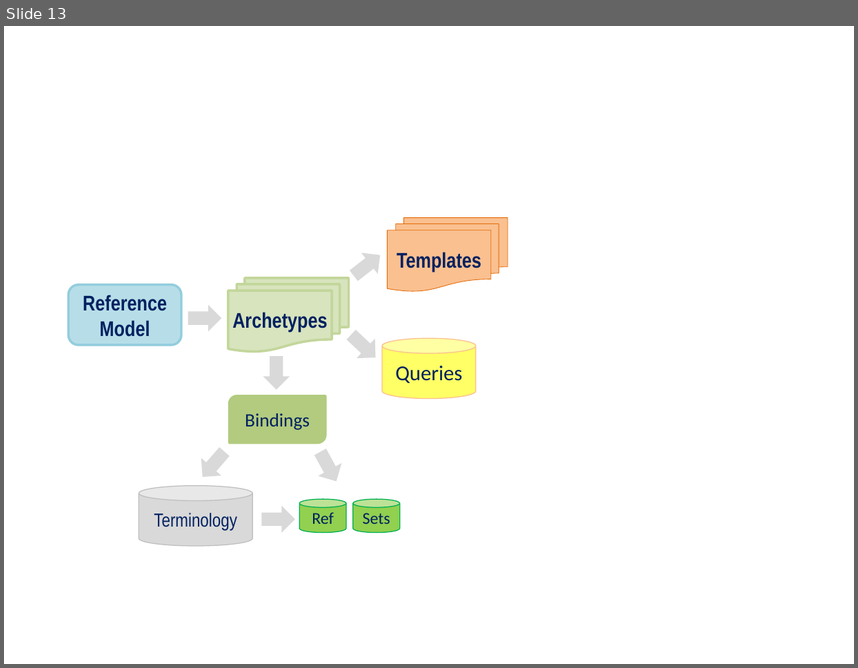
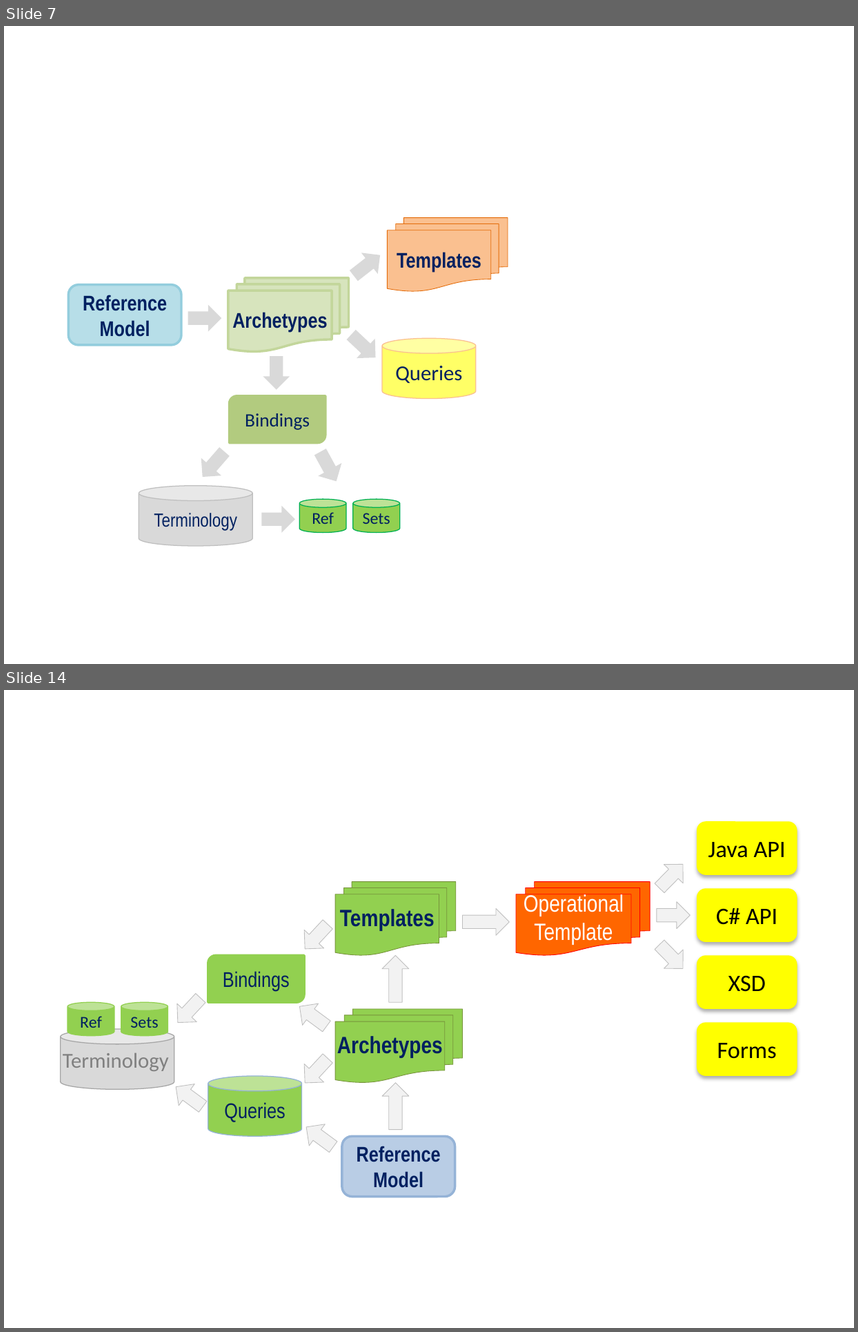
Before and after one commit to openEHR/openehr-website-php, a slide deck: files/diagrams/openEHR-diagrams.pptx. Shown one above the other, each under a label of ours: slide 13 before the commit, slides 7 and 14 after it; the slides between them are not shown. The pictures are 858x668 and 858x1332 pixels, drawn with LibreOffice and Linux fonts; fonts in the diff are those of the drawing. Boxes give left, top, right and bottom in pixels: in the first picture for what was removed or moved away, otherwise in the second. Text is boxed around its words. In the diff, an @@ line names an element or a change of style, - is before the commit and + after.

```diff
--- a/files/diagrams/openEHR-diagrams.pptx
+++ b/files/diagrams/openEHR-diagrams.pptx
@@ slide 14 added at (x1=4, y1=690, x2=854, y2=1328), background #FFFFFF @@
@@ rounded rectangle added at (x1=697, y1=822, x2=797, y2=876), fill #FFFF00, 20 pt, text #000000 @@
+Java API
@@ right arrow added at (x1=650, y1=855, x2=692, y2=897), fill #F2F2F2, outline #BFBFBF 0.5 pt @@
@@ flow chart multidocument added at (x1=335, y1=881, x2=456, y2=955), fill #92D050, outline #77933C 0.5 pt, 20 pt, text #002060, bold @@
+Templates
@@ flow chart multidocument added at (x1=516, y1=881, x2=649, y2=955), fill #FF6600, outline #FF0000 0.5 pt, 20 pt, text #FFFFFF @@
+Operational Template
@@ rounded rectangle added at (x1=697, y1=888, x2=797, y2=942), fill #FFFF00, 20 pt, text #000000 @@
+C# API
@@ right arrow added at (x1=295, y1=915, x2=337, y2=957), fill #F2F2F2, outline #BFBFBF 0.5 pt @@
@@ right arrow added at (x1=462, y1=909, x2=509, y2=935), fill #F2F2F2, outline #BFBFBF 0.5 pt @@
@@ right arrow added at (x1=657, y1=902, x2=690, y2=928), fill #F2F2F2, outline #BFBFBF 0.5 pt @@
@@ right arrow added at (x1=650, y1=936, x2=692, y2=978), fill #F2F2F2, outline #BFBFBF 0.5 pt @@
@@ round diag rect added at (x1=208, y1=955, x2=304, y2=1002), fill #92D050, outline #92D050 2 pt, 18 pt, text #002060 @@
+Bindings
@@ right arrow added at (x1=382, y1=955, x2=408, y2=1002), fill #F2F2F2, outline #BFBFBF 0.5 pt @@
@@ rounded rectangle added at (x1=697, y1=955, x2=797, y2=1009), fill #FFFF00, 20 pt, text #000000 @@
+XSD
@@ right arrow added at (x1=168, y1=989, x2=210, y2=1031), fill #F2F2F2, outline #BFBFBF 0.5 pt @@
@@ right arrow added at (x1=292, y1=996, x2=335, y2=1036), fill #F2F2F2, outline #BFBFBF 0.5 pt @@
@@ group added at (x1=60, y1=1002, x2=174, y2=1090): 3 cylinders, 1 text @@
+Terminology
+Ref
+Sets
@@ flow chart multidocument added at (x1=335, y1=1009, x2=463, y2=1083), fill #92D050, outline #77933C 0.5 pt, 20 pt, text #002060, bold @@
+Archetypes
@@ rounded rectangle added at (x1=697, y1=1023, x2=797, y2=1076), fill #FFFF00, 20 pt, text #000000 @@
+Forms
@@ right arrow added at (x1=295, y1=1049, x2=337, y2=1092), fill #F2F2F2, outline #BFBFBF 0.5 pt @@
@@ right arrow added at (x1=168, y1=1076, x2=210, y2=1116), fill #F2F2F2, outline #BFBFBF 0.5 pt @@
@@ cylinder added at (x1=208, y1=1076, x2=301, y2=1136), fill #92D050, outline #95B3D7 0.75 pt, 18 pt, text #002060 @@
+Queries
@@ right arrow added at (x1=382, y1=1082, x2=408, y2=1129), fill #F2F2F2, outline #BFBFBF 0.5 pt @@
@@ right arrow added at (x1=299, y1=1116, x2=341, y2=1157), fill #F2F2F2, outline #BFBFBF 0.5 pt @@
@@ rounded rectangle added at (x1=342, y1=1136, x2=455, y2=1196), fill #B9CDE5, outline #95B3D7 2 pt, 18 pt, text #002060, bold @@
+Reference Model
@@ what was slide 13 is now slide 7 @@
```
Also in this commit, not shown: 7 slides changed, 3 other slides added, 9 slides removed, 3 other files.
